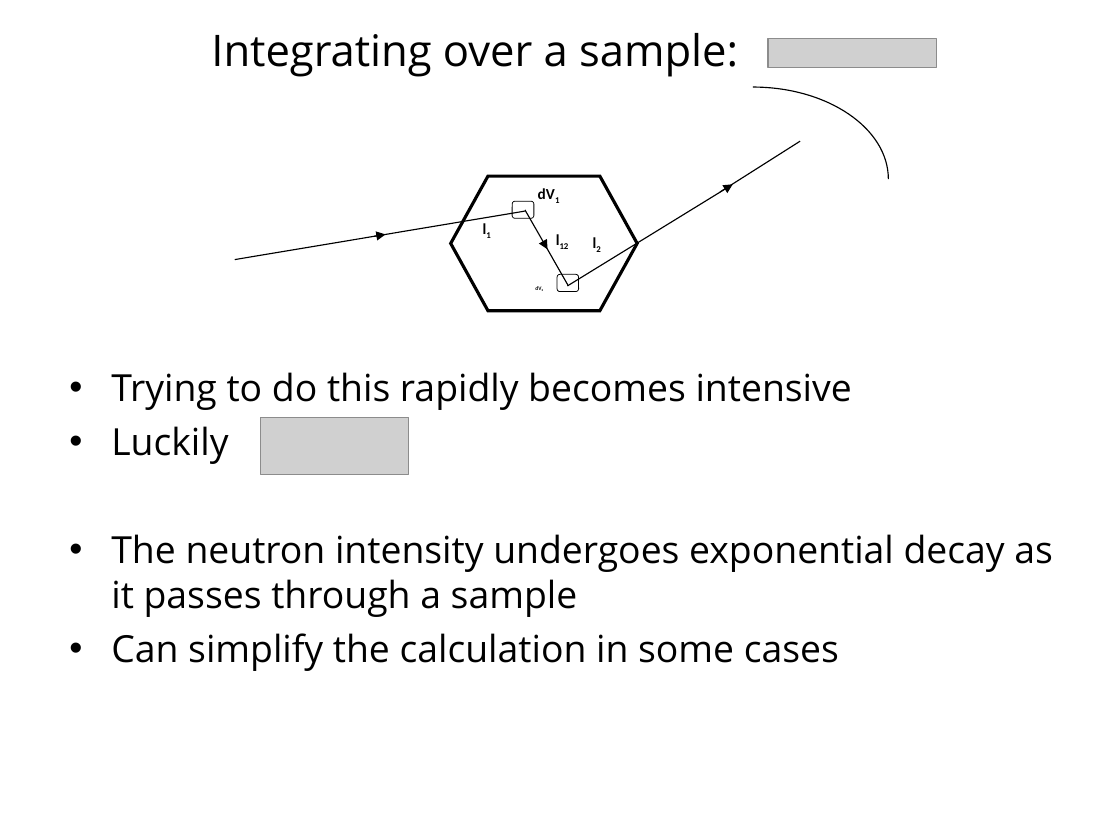
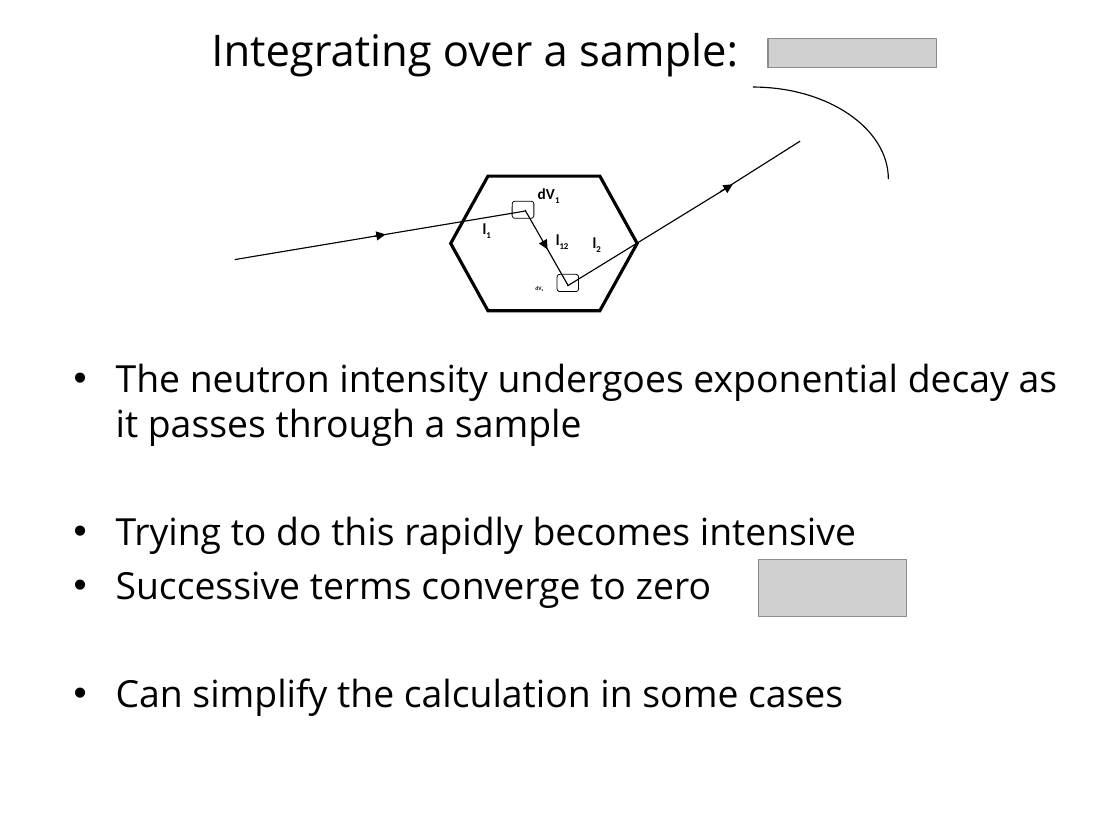
Before and after one commit to mantidproject/documents, a slide deck: slide 3 of Presentations/Multiple Scattering Presentation/Investigating multiple scattering with McStas.ppt. Drawn at 1120x840 pixels with LibreOffice and Linux fonts; fonts in the diff are those of the drawing; grey boxes stand for pictures; background and template pictures are left out. Boxes give left, top, right and bottom in pixels: in the first picture for what was removed or moved away, otherwise in the second. Text is boxed around its words. In the diff, an @@ line names an element or a change of style, - is before the commit and + after.

```diff
--- a/Presentations/Multiple Scattering Presentation/Investigating multiple scattering with McStas.ppt
+++ b/Presentations/Multiple Scattering Presentation/Investigating multiple scattering with McStas.ppt
@@ text "The neutron intensity undergoes exponential ...": place and size @@
-text "The neutron intensity undergoes exponential ..." at bbox=[111, 372, 1053, 671]
+text "The neutron intensity undergoes exponential ..." at bbox=[116, 363, 1058, 716]
@@ text at bbox=[116, 363, 1058, 446]: paragraph added @@
+• The neutron intensity undergoes exponential decay as it passes through a sample
@@ picture: place and size @@
-picture at bbox=[261, 418, 409, 475]
+picture at bbox=[759, 559, 907, 616]
@@ text at bbox=[116, 571, 711, 608]: text changed @@
-• Luckily
-• The neutron intensity undergoes exponential decay as it passes through a sample
+• Successive terms converge to zero
```
Also in this commit, not shown: 3 other slides changed.
